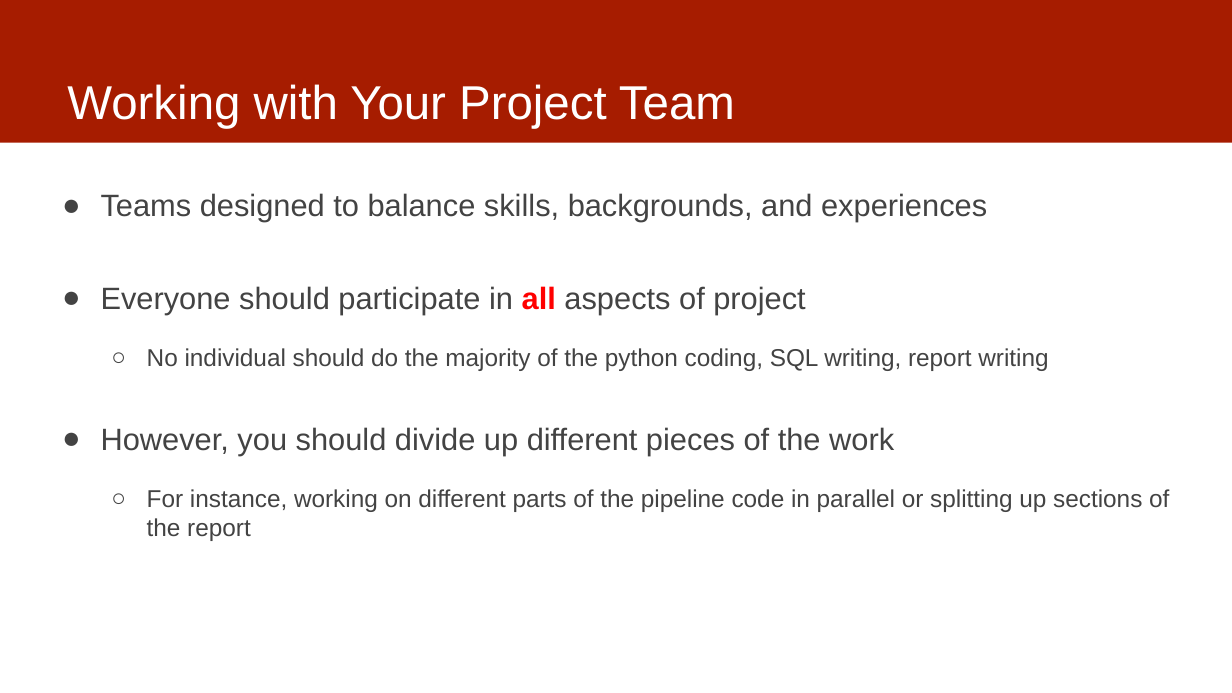
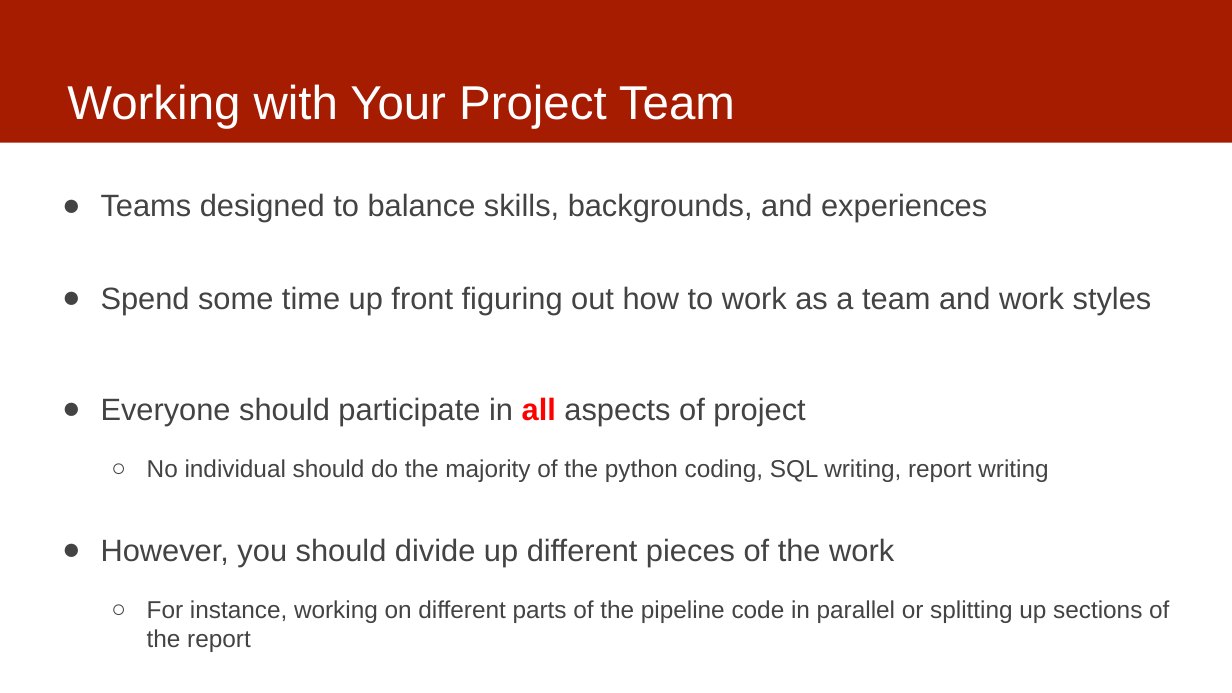
Before and after one commit to dssg/mlforpublicpolicylab, a slide deck: slide 16 of 02 - Case Studies and Acquiring Data/data -- discussion.pptx (slide 13 before the commit). Drawn at 1232x693 pixels with LibreOffice and Linux fonts; fonts in the diff are those of the drawing. Boxes give left, top, right and bottom in pixels: in the first picture for what was removed or moved away, otherwise in the second. Text is boxed around its words. In the diff, an @@ line names an element or a change of style, - is before the commit and + after.

```diff
--- a/02 - Case Studies and Acquiring Data/data -- discussion.pptx
+++ b/02 - Case Studies and Acquiring Data/data -- discussion.pptx
@@ text at (101, 286, 1152, 314): paragraph added @@
+● Spend some time up front figuring out how to work as a team and work styles
```
Also in this commit, not shown: 4 other slides changed, 5 slides added, 1 slide removed.
